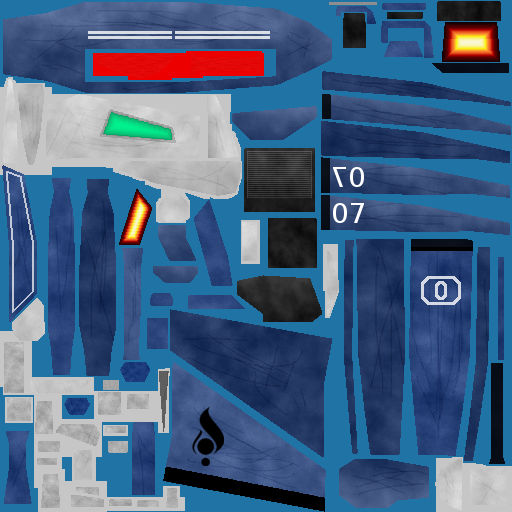
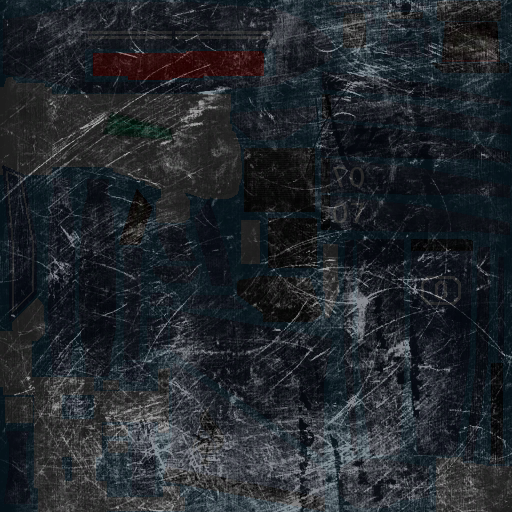
Two versions of the same layered image (512 x 512). Layer-by-layer changes:
added layer "Tex1 Corpse Overlay" above "Teamcolor Foundation" over left=0, top=0, right=512, bottom=512
showed "Corpse Decals" over left=100, top=22, right=500, bottom=471
showed "Corpse Tex1", painted on it over left=0, top=0, right=512, bottom=512
